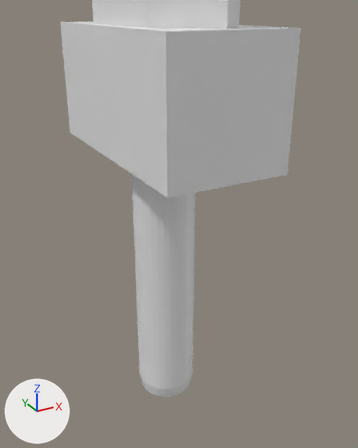
Two versions of the Blender file Great_sword.blend, one commit apart.
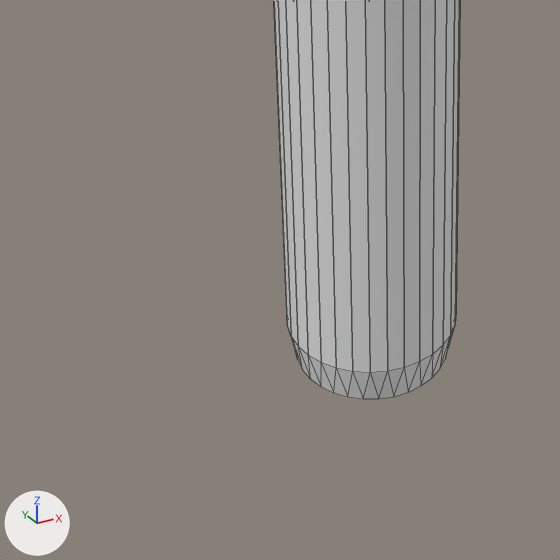
Each version is shown from a 50 mm camera at (-2.25, -4.42, 0.19) aimed at (0.57, 0.7, -2.37), then close up on the part from 14% to 63% of the width and 60% to 100% of the height. The lights are fixed; the arrows at lower left show +X, +Y and +Z. The last two pictures show the newer version. The close-ups show mesh edges as thin lines.
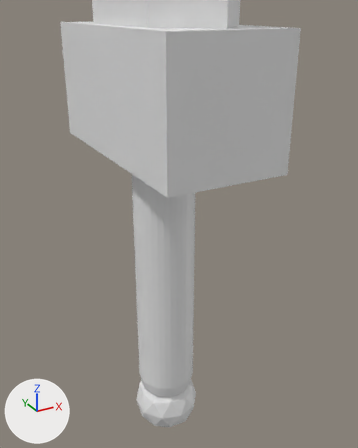
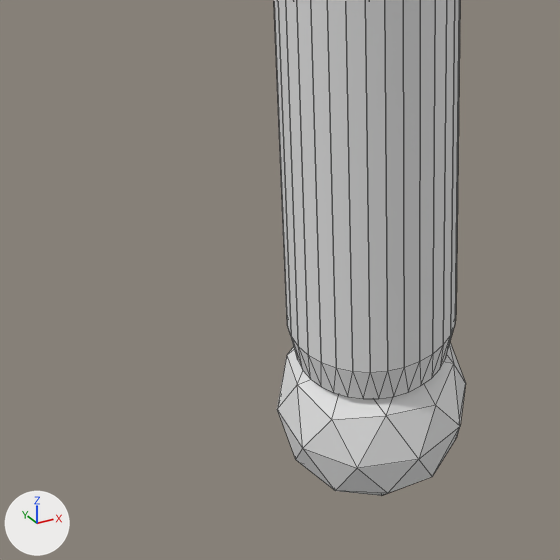
Location of each change, (x1, y1, x2, y2) in pixels of the close-ups (560 x 560 px):
'Icosphere', added: after (277, 343, 466, 496)

What changed in the scene script:
```text
Add me_icosphere:
    me_icosphere.from_pydata(...)  # an icosphere of 80 faces spanning x -0.95..0.95, y -1.0..1.0, z -1.0..1.0
Add ob_icosphere:
    ob_icosphere = bpy.data.objects.new('Icosphere', me_icosphere)
    ob_icosphere.location = (0.0, 0.0, -4.396)
    ob_icosphere.scale = (0.388, 0.388, 0.388)
```
